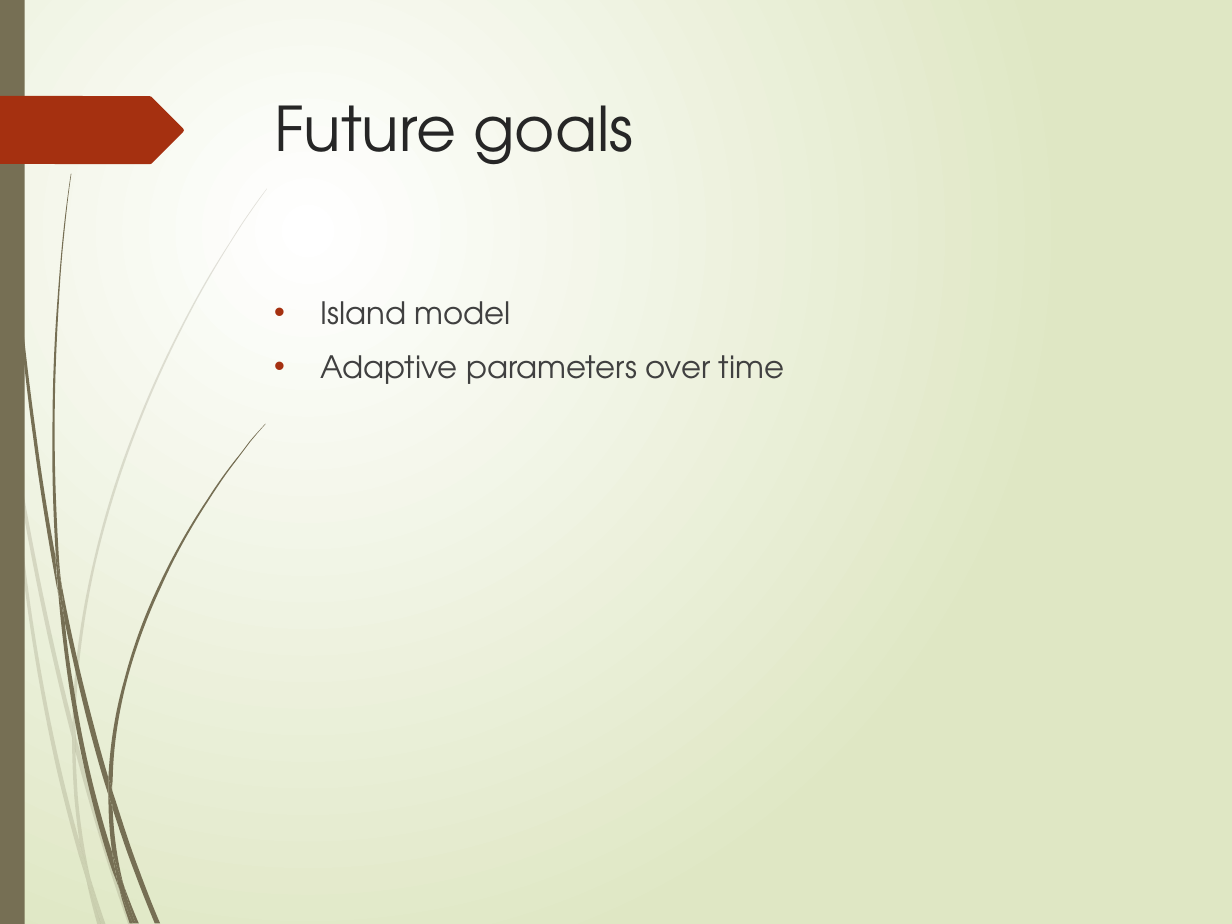
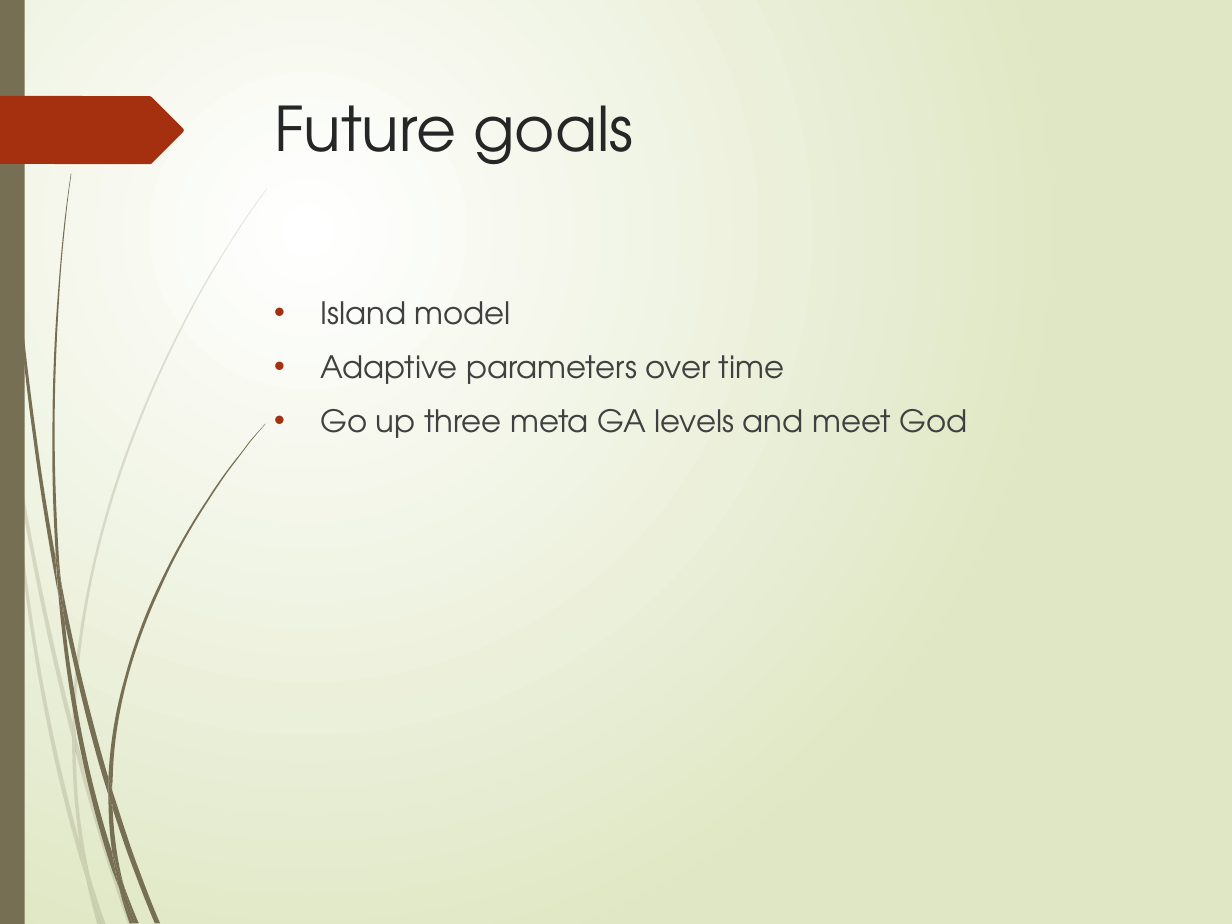
Before and after one commit to toonn/genalg, a slide deck: slide 9 of presentatie1911.pptx. Drawn at 1232x924 pixels with LibreOffice and Linux fonts; fonts in the diff are those of the drawing. Boxes give left, top, right and bottom in pixels: in the first picture for what was removed or moved away, otherwise in the second. Text is boxed around its words. In the diff, an @@ line names an element or a change of style, - is before the commit and + after.

```diff
--- a/presentatie1911.pptx
+++ b/presentatie1911.pptx
@@ text at [320, 409, 967, 438]: paragraph added @@
+• Go up three meta GA levels and meet God
```
Also in this commit, not shown: 4 other slides changed, 5 other files.
